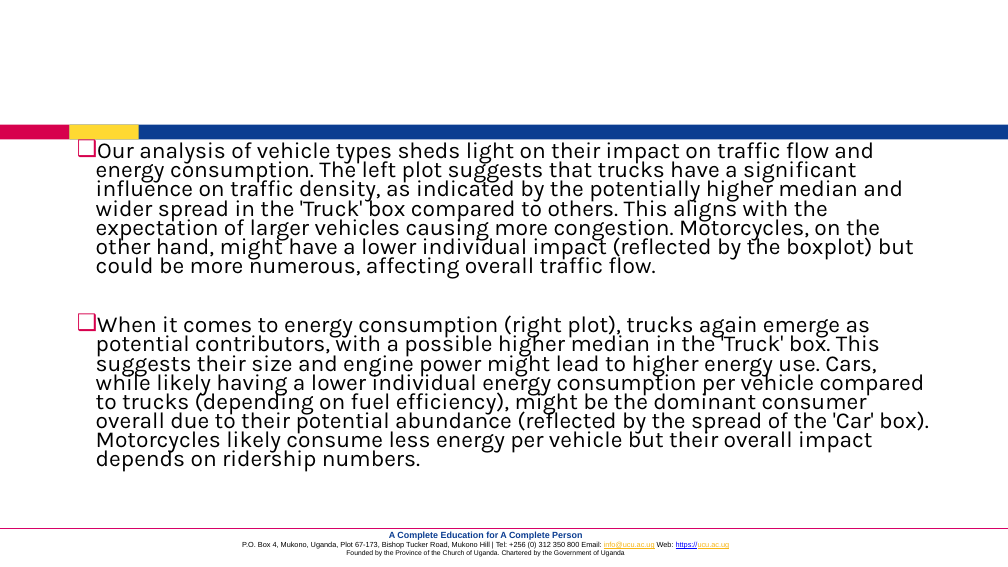
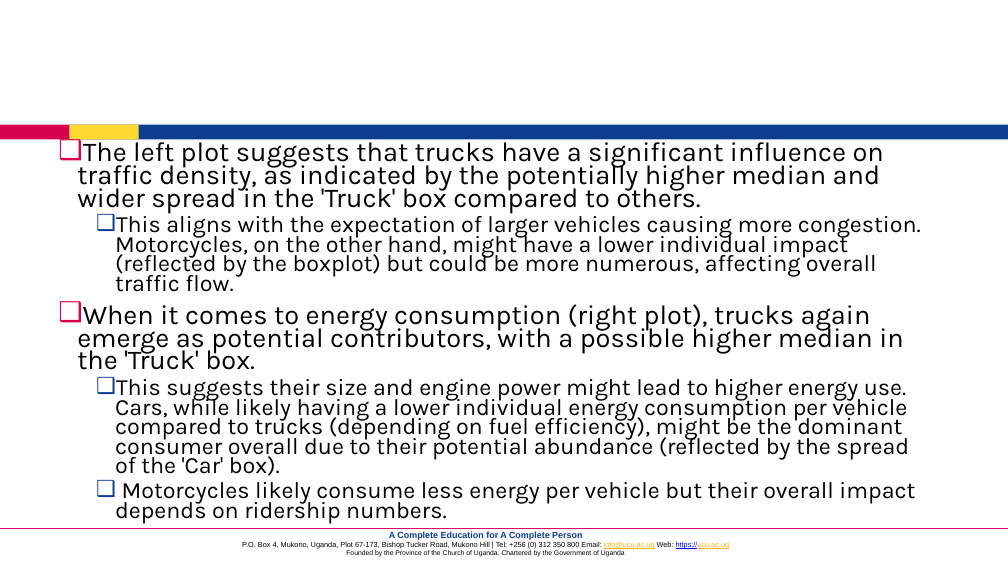
Before and after one commit to ChuckJovans/DSLC-FINAL-EXAM-GALIWANGO-CHARLES-JOVANS, a slide deck: slide 13 of Jovans Charles Part C 2 traffic data presentation.pptx. Drawn at 1008x567 pixels with LibreOffice and Linux fonts; fonts in the diff are those of the drawing; background and template pictures are left out. Boxes give left, top, right and bottom in pixels: in the first picture for what was removed or moved away, otherwise in the second. Text is boxed around its words. In the diff, an @@ line names an element or a change of style, - is before the commit and + after.

Commit message:
:100: complete

```diff
--- a/Jovans Charles Part C 2 traffic data presentation.pptx
+++ b/Jovans Charles Part C 2 traffic data presentation.pptx
@@ text at <box>77,137,921,523</box>: text changed; size 21.7 to 22.2 pt @@
-❑ Our analysis of vehicle types sheds light on their impact on traffic flow and energy consumption. The left plot suggests that trucks have a significant influence on traffic density, as indicated by the potentially higher median and wider spread in the 'Truck' box compared to others. This aligns with the expectation of larger vehicles causing more congestion. Motorcycles, on the other hand, might have a lower individual impact (reflected by the boxplot) but could be more numerous, affecting overall traffic flow.
-❑ When it comes to energy consumption (right plot), trucks again emerge as potential contributors, with a possible higher median in the 'Truck' box. This suggests their size and engine power might lead to higher energy use. Cars, while likely having a lower individual energy consumption per vehicle compared to trucks (depending on fuel efficiency), might be the dominant consumer overall due to their potential abundance (reflected by the spread of the 'Car' box). Motorcycles likely consume less energy per vehicle but their overall impact depends on ridership numbers.
+❑ The left plot suggests that trucks have a significant influence on traffic density, as indicated by the potentially higher median and wider spread in the 'Truck' box compared to others.
+  ❑ This aligns with the expectation of larger vehicles causing more congestion. Motorcycles, on the other hand, might have a lower individual impact (reflected by the boxplot) but could be more numerous, affecting overall traffic flow.
+❑ When it comes to energy consumption (right plot), trucks again emerge as potential contributors, with a possible higher median in the 'Truck' box.
+  ❑ This suggests their size and engine power might lead to higher energy use. Cars, while likely having a lower individual energy consumption per vehicle compared to trucks (depending on fuel efficiency), might be the dominant consumer overall due to their potential abundance (reflected by the spread of the 'Car' box).
+  ❑ Motorcycles likely consume less energy per vehicle but their overall impact depends on ridership numbers.
```
Also in this commit, not shown: 1 other slide changed, 1 slide added, 1 slide removed.
